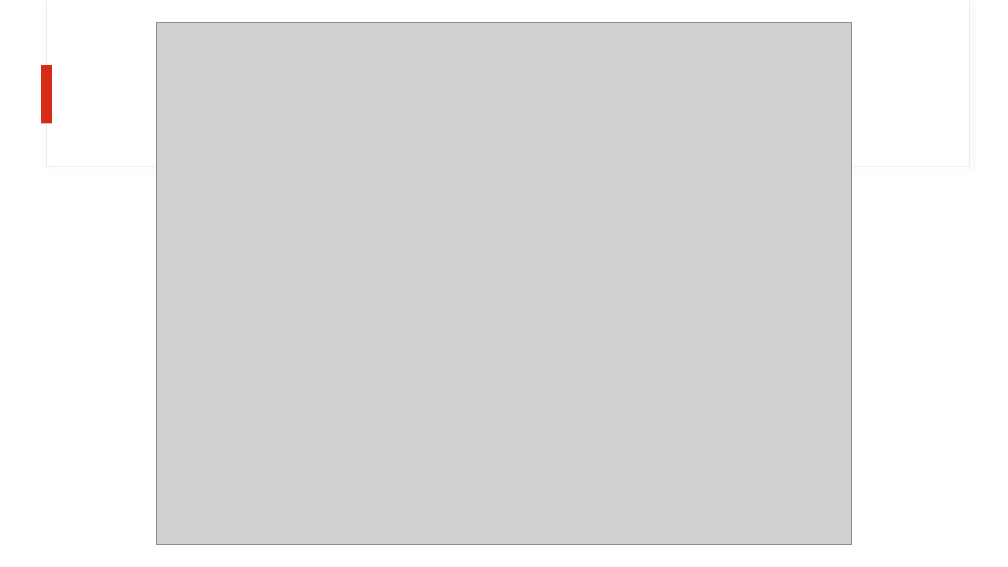
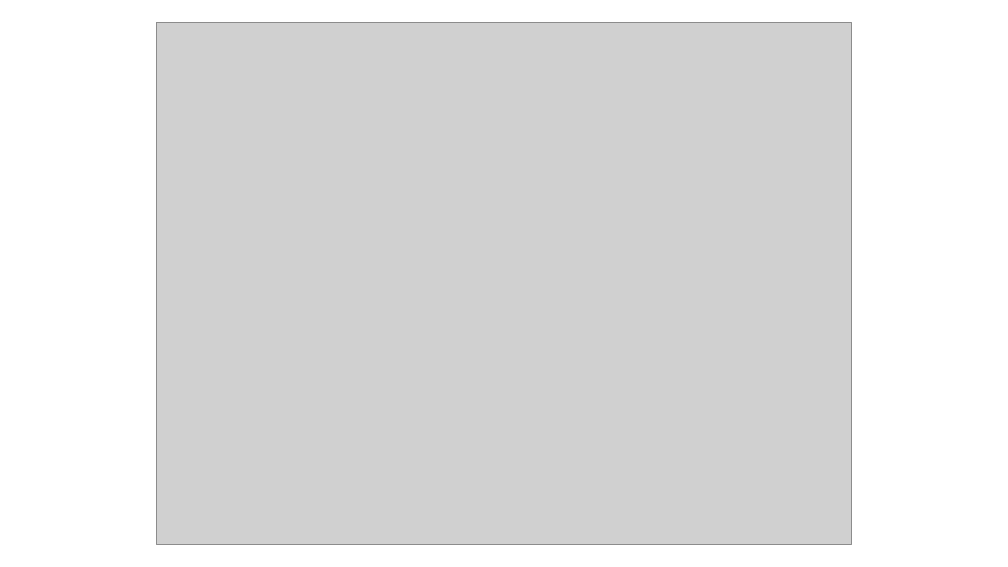
Before and after one commit to benji0815/Economic-Downturn-Data-Analysis, a slide deck: slide 4 of mvp/Project Presentation/What Signals an Economic Downturn.pptx (slide 3 before the commit). Drawn at 1008x567 pixels with LibreOffice and Linux fonts; fonts in the diff are those of the drawing; grey boxes stand for pictures. Boxes give left, top, right and bottom in pixels: in the first picture for what was removed or moved away, otherwise in the second. Text is boxed around its words. In the diff, an @@ line names an element or a change of style, - is before the commit and + after.

```diff
--- a/mvp/Project Presentation/What Signals an Economic Downturn.pptx
+++ b/mvp/Project Presentation/What Signals an Economic Downturn.pptx
@@ rectangle removed at (x1=46, y1=0, x2=969, y2=167) @@
@@ rectangle removed at (x1=47, y1=0, x2=969, y2=166) @@
@@ rectangle removed at (x1=42, y1=65, x2=52, y2=123) @@
```
Also in this commit, not shown: 4 other slides changed, 12 slides added, 3 slides removed, 2 other files.
